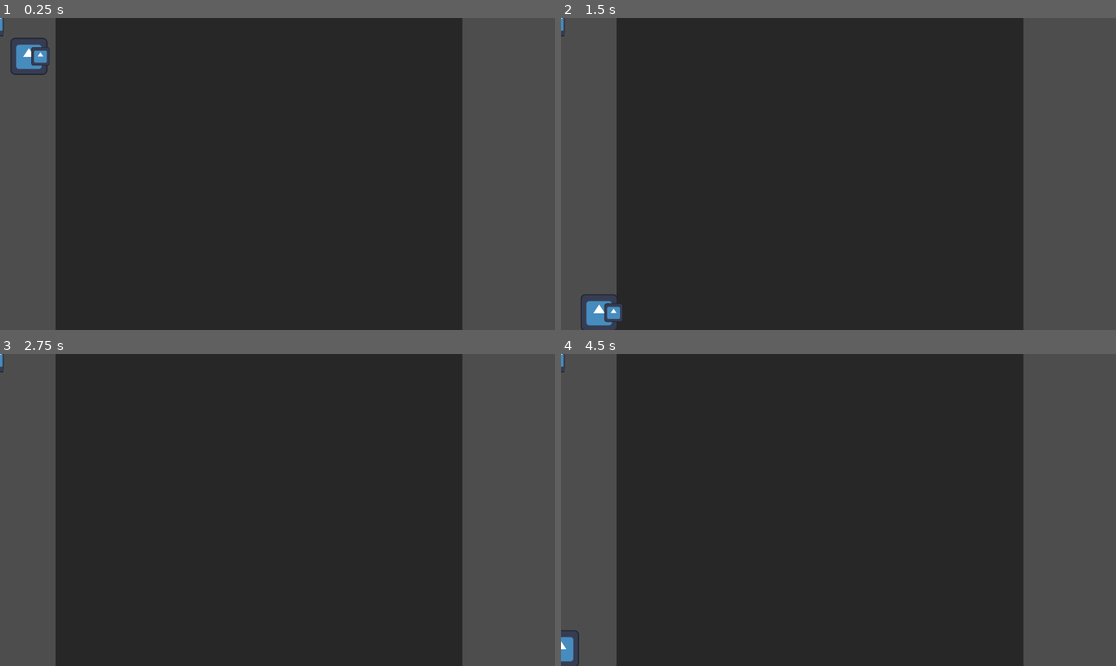
Above: before the commit, frames 1-4 (two rows, left to right).
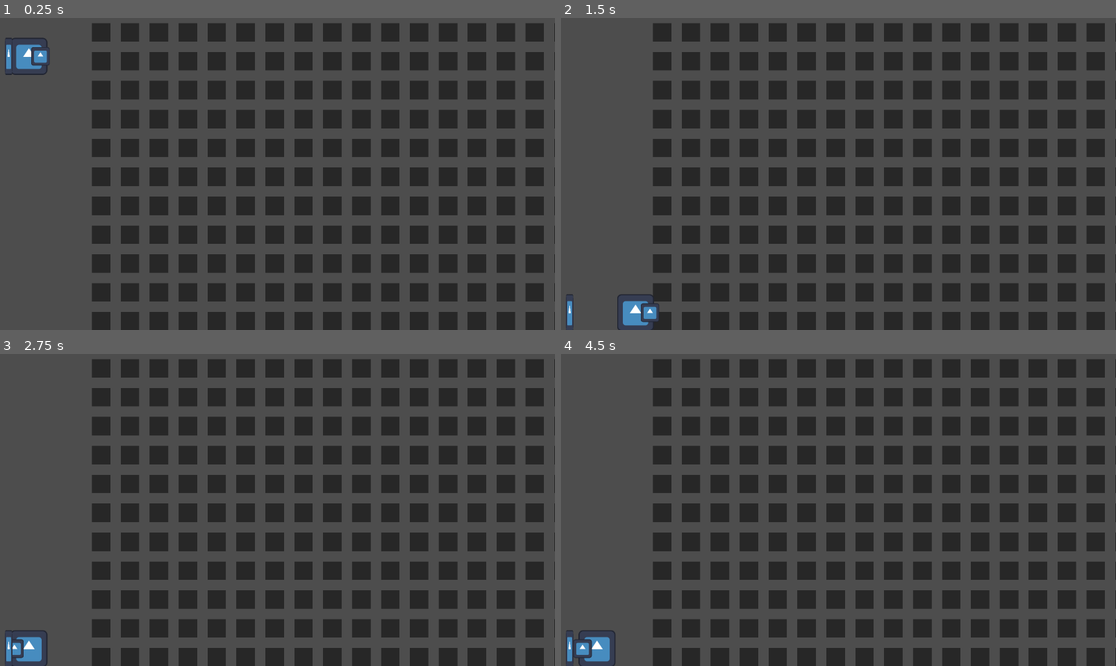
Above: after the commit, the same moments.

Repository: K2rlXYZ/UT-GameJam-23
Game: Godot game, scene res://Scenes/sandbox.tscn
Same seed, same stepped clock (60 frames per second), same inputs: the game is played once before the commit and once after it. The engine's default icon, where the game draws it, is replaced by a stand-in: a white triangle on a blue panel in a dark square.
Inputs (mouse positions are in pixels of both pictures, inside the frame that each line leads up to):
- Up to frame 1 (0.25 s): no input
- Up to frame 2 (1.5 s): move the mouse to (960, 158) at 0.52 s; hold D (right) from 0.53 s (still down); tap Space (up) at 0.6, 0.77, 1.07 s; move the mouse to (727, 189) at 1.27 s; click (727, 189) at 1.35 s
- Up to frame 3 (2.75 s): tap Space (up) at 1.52, 1.55, 1.82, 2.1 s; move the mouse to (333, 441) at 2.02 s; release D (right) at 2.03 s; hold A (left) from 2.03 s (still down)
- Up to frame 4 (4.5 s): move the mouse to (810, 572) at 2.77 s; release A (left) at 2.78 s; hold D (right) 2.78-4.28 s; click (810, 572) at 2.85 s; tap Space (up) at 3.02, 3.05, 3.32, 3.6, 3.77, 4.07 s; move the mouse to (1005, 556) at 3.52 s; move the mouse to (672, 463) at 4.27 s; hold A (left) from 4.28 s (still down); click (672, 463) at 4.35 s

The runs differ from the first frame. In frame 1, 52% of the frame differs, in the area x 0-100%, y 0-100%; in frame 2, 52%; in frame 3, 52%; in frame 4, 52%.
Error before the commit: Attempt to call function 'get_used_cells' in base 'null instance' on a null instance. (res://Scenes/BetterTilesData.gd:31)

Commit message:
idk

Diff:
--- a/Resources/Tilesets/tileset.tres
+++ b/Resources/Tilesets/tileset.tres
@@ -23,6 +23,6 @@
 1:1/0/physics_layer_0/polygon_0/points = PackedVector2Array(-32, -32, 32, -32, 32, 32, -32, 32)
 
 [resource]
-tile_size = Vector2i(64, 64)
+tile_size = Vector2i(100, 100)
 physics_layer_0/collision_layer = 1
 sources/0 = SubResource("TileSetAtlasSource_g0grj")
--- a/Scenes/BetterTilesData.gd
+++ b/Scenes/BetterTilesData.gd
@@ -4,27 +4,15 @@
 
 extends Node2D
 
-var tilemap = self.get_parent() as TileMap
+@export var tilemap: TileMap
 
 var lst = []
-
-func check_tiles_under_in_proximity(local_position: Vector2i, range: int = 5):
-	for i in range(-range, range+1):
-		var changed_pos = local_position
-		changed_pos.y+=1
-		changed_pos.x+=i
-		var result = tilemap.get_cell_source_id(0, changed_pos)
-		if result == -1:
-			pass
-		else:
-			pass
-
 
 func check_for_collapse():
 	for el in lst:
 		var tile = el as BetterTileData
 		if tile.unstable:
-			check_tiles_under_in_proximity(tile.local_position)
+			pass
 
 # Called when the node enters the scene tree for the first time.
 func _ready():
--- a/Scenes/sandbox.tscn
+++ b/Scenes/sandbox.tscn
@@ -17,7 +17,8 @@
 format = 2
 layer_0/tile_data = PackedInt32Array(917507, 0, 0, 917508, 0, 0, 917509, 0, 0, 917510, 0, 0, 917511, 0, 0, 917512, 0, 0 …(5058 unchanged characters)…
 
-[node name="BetterTilesData" parent="TileMap" instance=ExtResource("2_ph851")]
+[node name="BetterTilesData" parent="TileMap" node_paths=PackedStringArray("tilemap") instance=ExtResource("2_ph851")]
+tilemap = NodePath("..")
 
 [node name="StaticBody_WorldBoundingBox" type="StaticBody2D" parent="."]
 collision_layer = 65535
@@ -33,4 +34,5 @@
 [node name="Area2D_PlayerCharacter" parent="." node_paths=PackedStringArray("tiles_data") instance=ExtResource("3_1n3b2")]
 tiles_data = NodePath("../TileMap/BetterTilesData")
 
-[node name="CharacterBody2D" parent="." instance=ExtResource("4_dukcw")]
+[node name="CharacterBody2D" parent="." node_paths=PackedStringArray("player") instance=ExtResource("4_dukcw")]
+player = NodePath("../Area2D_PlayerCharacter")
--- /dev/null
+++ b/Scenes/support_beam.gd
@@ -0,0 +1,16 @@
+extends CharacterBody2D
+
+@export var player: CharacterBody2D
+
+var weight = 1
+
+func _ready():
+	var player_position_adjusted_to_tilemap = player.position
+	player_position_adjusted_to_tilemap.x = int(player_position_adjusted_to_tilemap.x/100)*100
+	player_position_adjusted_to_tilemap.y = int(player_position_adjusted_to_tilemap.y/100)*100
+	self.position = player_position_adjusted_to_tilemap
+
+
+func _physics_process(delta):
+	Physics.down_accel(self, self.weight, delta)
+	move_and_slide()
--- a/Scenes/support_beam.tscn
+++ b/Scenes/support_beam.tscn
@@ -1,11 +1,13 @@
-[gd_scene load_steps=3 format=3 uid="uid://b2r7xjumc0ddl"]
+[gd_scene load_steps=4 format=3 uid="uid://b2r7xjumc0ddl"]
 
 [ext_resource type="Texture2D" uid="uid://ua0impr5pswu" path="res://icon.svg" id="1_2ihel"]
+[ext_resource type="Script" path="res://Scenes/support_beam.gd" id="1_jrtn6"]
 
 [sub_resource type="RectangleShape2D" id="RectangleShape2D_2lwm2"]
 size = Vector2(20, 120)
 
 [node name="CharacterBody2D_SupportBeam" type="CharacterBody2D"]
+script = ExtResource("1_jrtn6")
 
 [node name="Sprite2D_SupportBeam" type="Sprite2D" parent="."]
 scale = Vector2(0.2, 1)
Not shown, added: Assets/lantern.png.import
Not shown, added: Assets/tilemapTest.png.import
